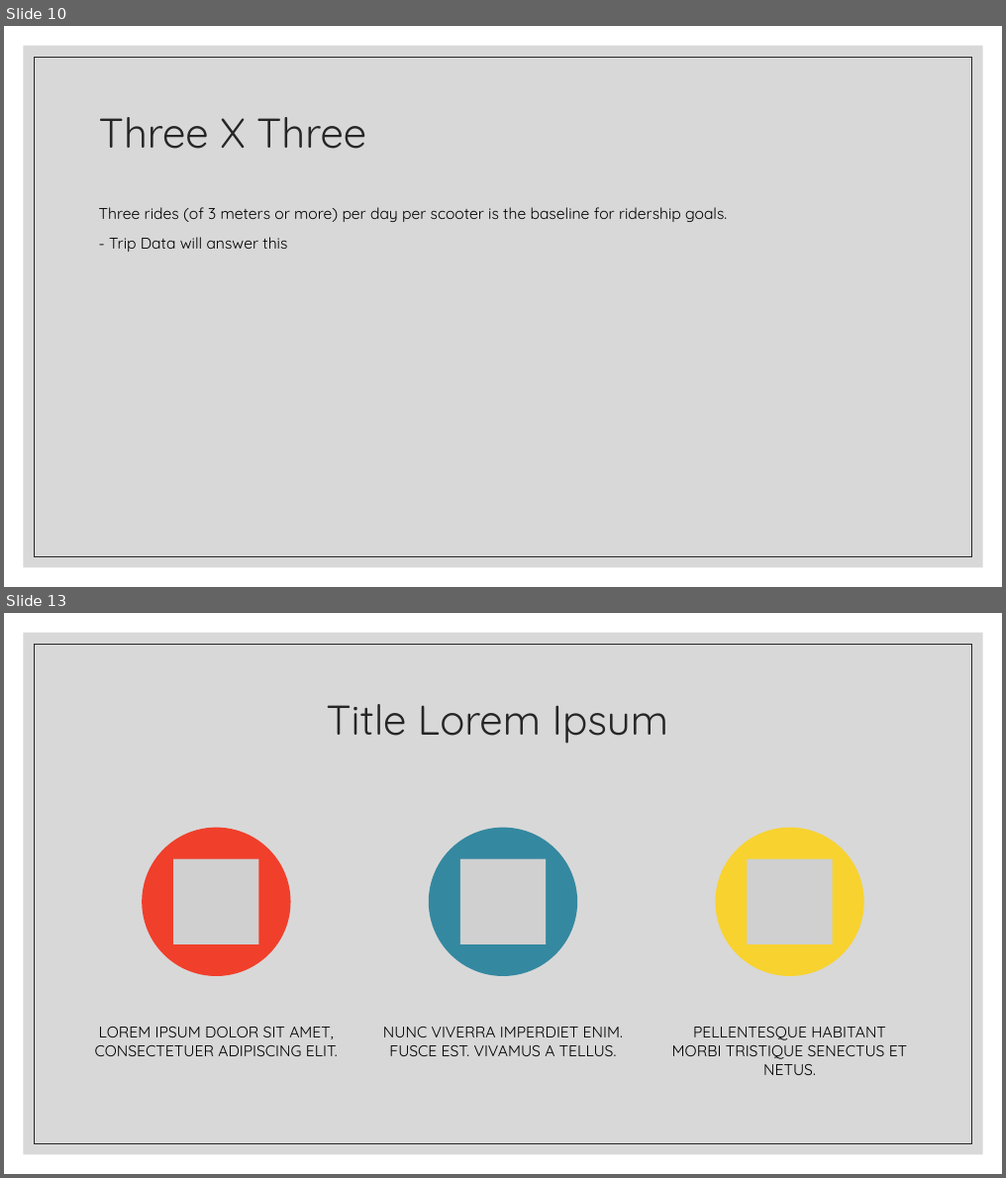
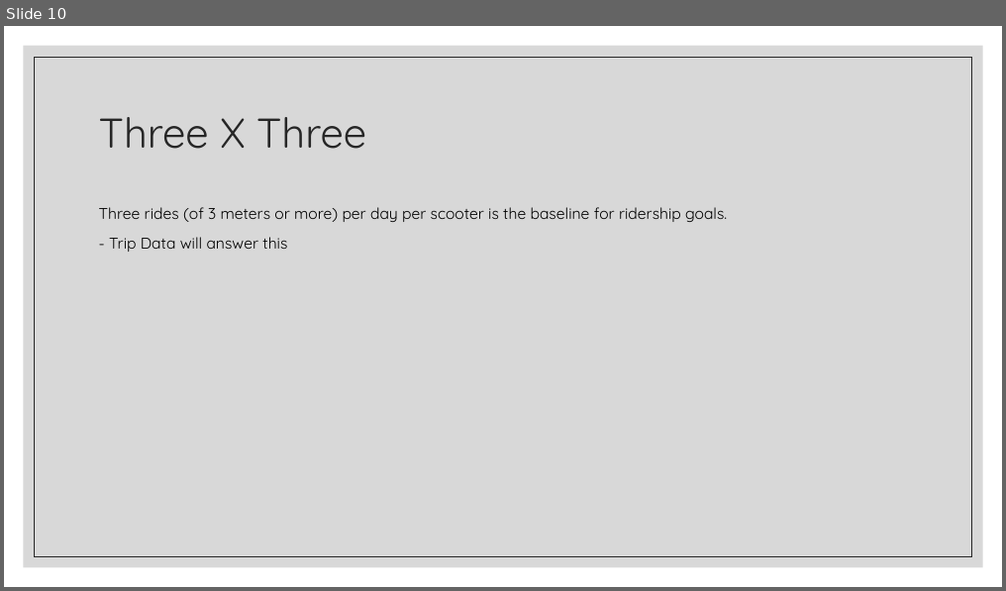
Before and after one commit to jojuka/nashville-scooters-scooter-snatchers, a slide deck: presentation.pptx. Shown one above the other, each under a label of ours: slides 10 and 13 before the commit, slide 10 after it; the slides between them are not shown. The pictures are 1006x1178 and 1006x591 pixels, drawn with LibreOffice and Linux fonts; fonts in the diff are those of the drawing; grey boxes stand for pictures. Boxes give left, top, right and bottom in pixels: in the first picture for what was removed or moved away, otherwise in the second. Text is boxed around its words. In the diff, an @@ line names an element or a change of style, - is before the commit and + after.

```diff
--- a/presentation.pptx
+++ b/presentation.pptx
@@ slide 13 removed at <box>4,613,1002,1174</box>, background #FFFFFF; not listed: 2 template elements that a slide beside it also shows @@
@@ title removed at <box>326,704,669,744</box> @@
-Title Lorem Ipsum
@@ group removed at <box>95,828,907,1075</box>: 3 ellipses, 3 pictures, 3 texts @@
-LOREM IPSUM DOLOR SIT AMET, CONSECTETUER ADIPISCING ELIT.
-NUNC VIVERRA IMPERDIET ENIM. FUSCE EST. VIVAMUS A TELLUS.
-PELLENTESQUE HABITANT MORBI TRISTIQUE SENECTUS ET NETUS.
```
Also in this commit, not shown: 2 slides changed, 2 other slides removed, 1 other file.
